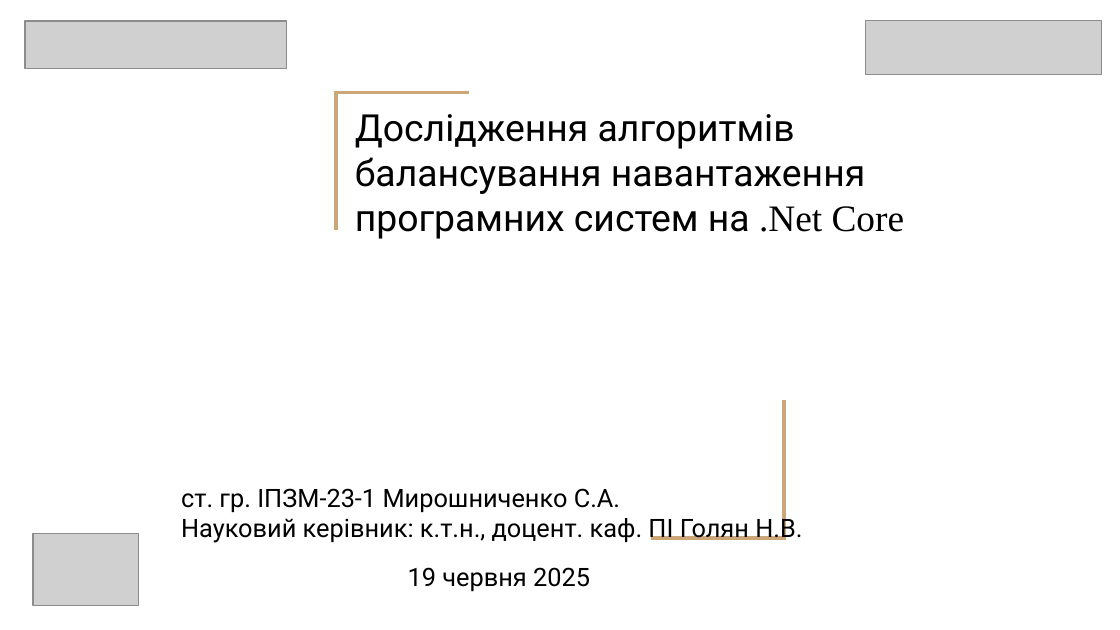
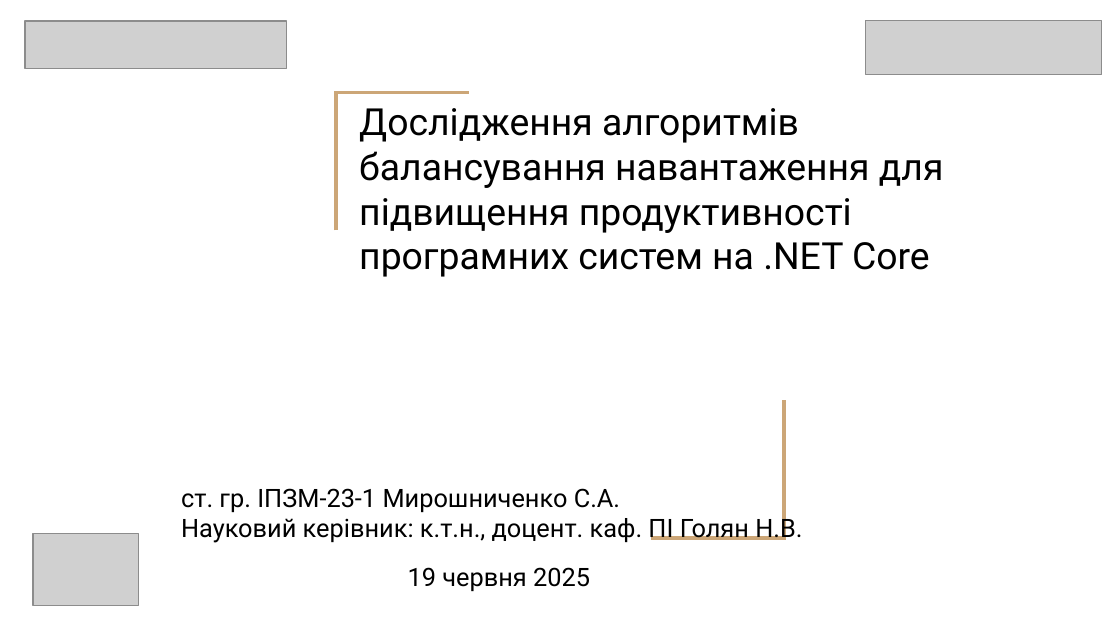
Before and after one commit to Serhii-Myroshnychenko/Diploma, a slide deck: slide 1 of 2025_М_ПІ_ІПЗм-23-1_Мирошниченко_С_А.pptx. Drawn at 1120x630 pixels with LibreOffice and Linux fonts; fonts in the diff are those of the drawing; grey boxes stand for pictures. Boxes give left, top, right and bottom in pixels: in the first picture for what was removed or moved away, otherwise in the second. Text is boxed around its words. In the diff, an @@ line names an element or a change of style, - is before the commit and + after.

```diff
--- a/2025_М_ПІ_ІПЗм-23-1_Мирошниченко_С_А.pptx
+++ b/2025_М_ПІ_ІПЗм-23-1_Мирошниченко_С_А.pptx
@@ title at (359,108,944,277): text changed @@
-Дослідження алгоритмів балансування навантаження
-програмних систем на .Net Core
+Дослідження алгоритмів балансування навантаження для підвищення продуктивності програмних систем на .NET Core
```
Also in this commit, not shown: 4 other slides changed, 1 other file.
